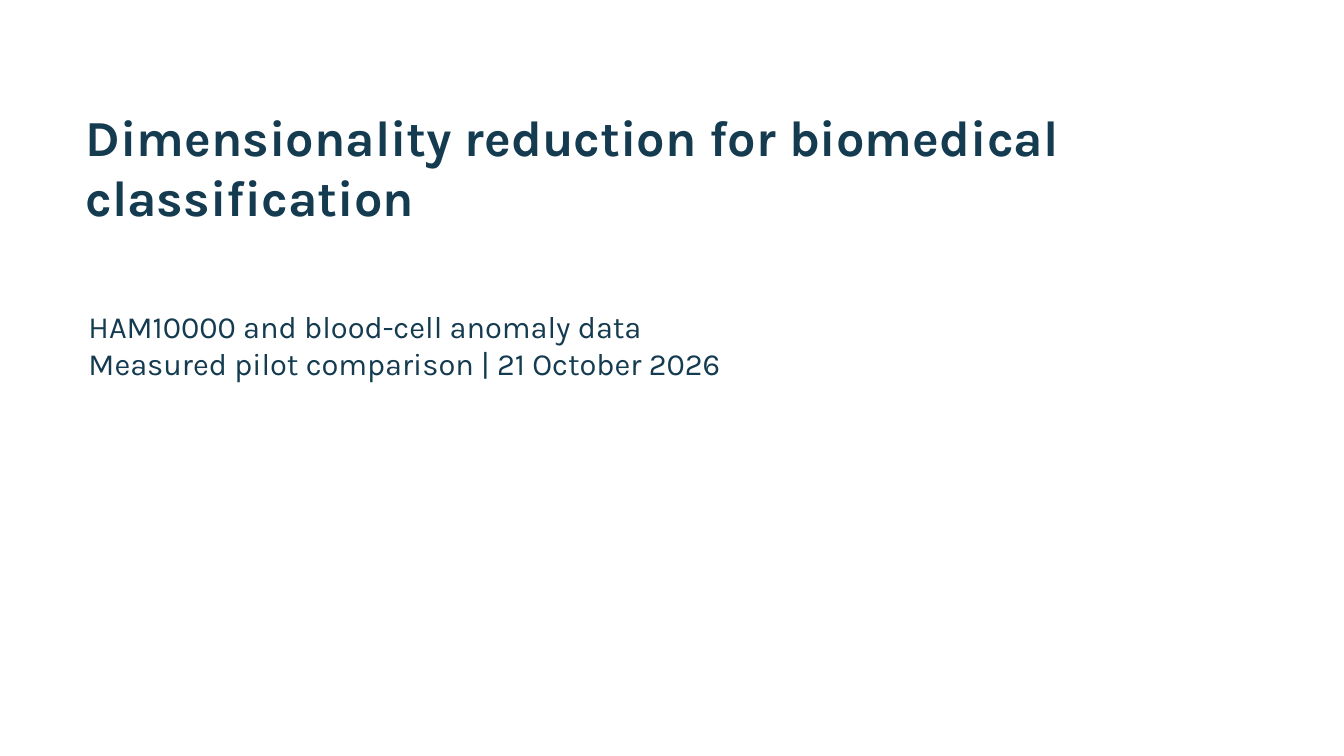
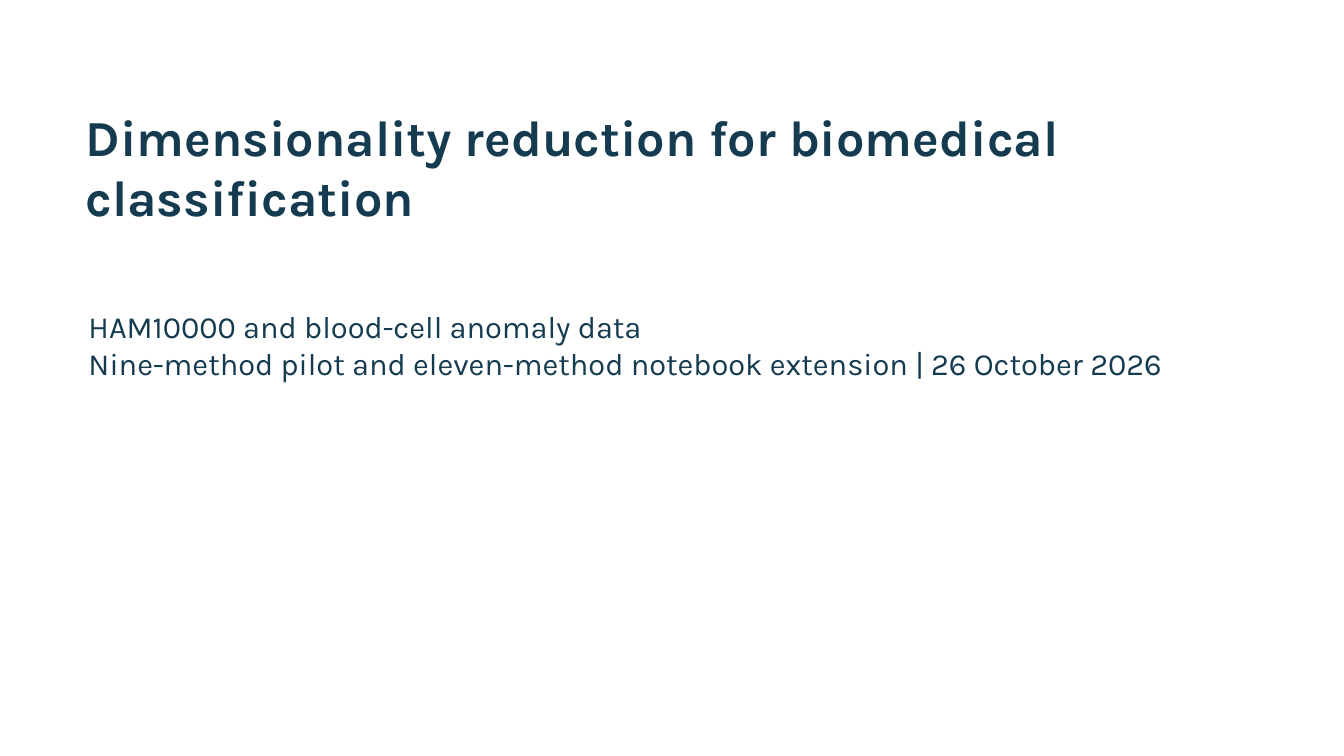
Before and after one commit to Gamila-Elfayoumi/comparing-classification-methods, a slide deck: slide 1 of deliverables/AML_presentation.pptx. Drawn at 1344x756 pixels with LibreOffice and Linux fonts; fonts in the diff are those of the drawing. Boxes give left, top, right and bottom in pixels: in the first picture for what was removed or moved away, otherwise in the second. Text is boxed around its words. In the diff, an @@ line names an element or a change of style, - is before the commit and + after.

Commit message:
Expand AML presentation with model and eleven-method visuals

```diff
--- a/deliverables/AML_presentation.pptx
+++ b/deliverables/AML_presentation.pptx
@@ text at [88, 317, 1162, 382]: text changed @@
-HAM10000 and blood-cell anomaly data
-Measured pilot comparison | 21 October 2026
+HAM10000 and blood-cell anomaly data
+Nine-method pilot and eleven-method notebook extension | 26 October 2026
```
Also in this commit, not shown: 7 slides added, 9 other files.
